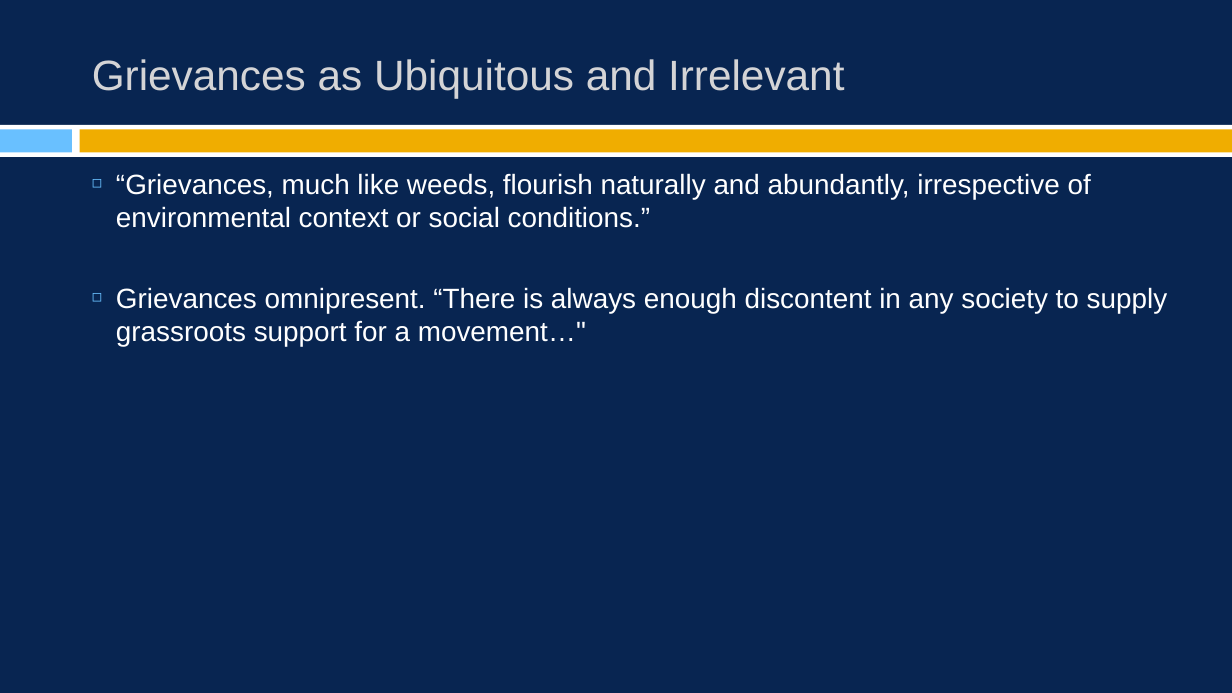
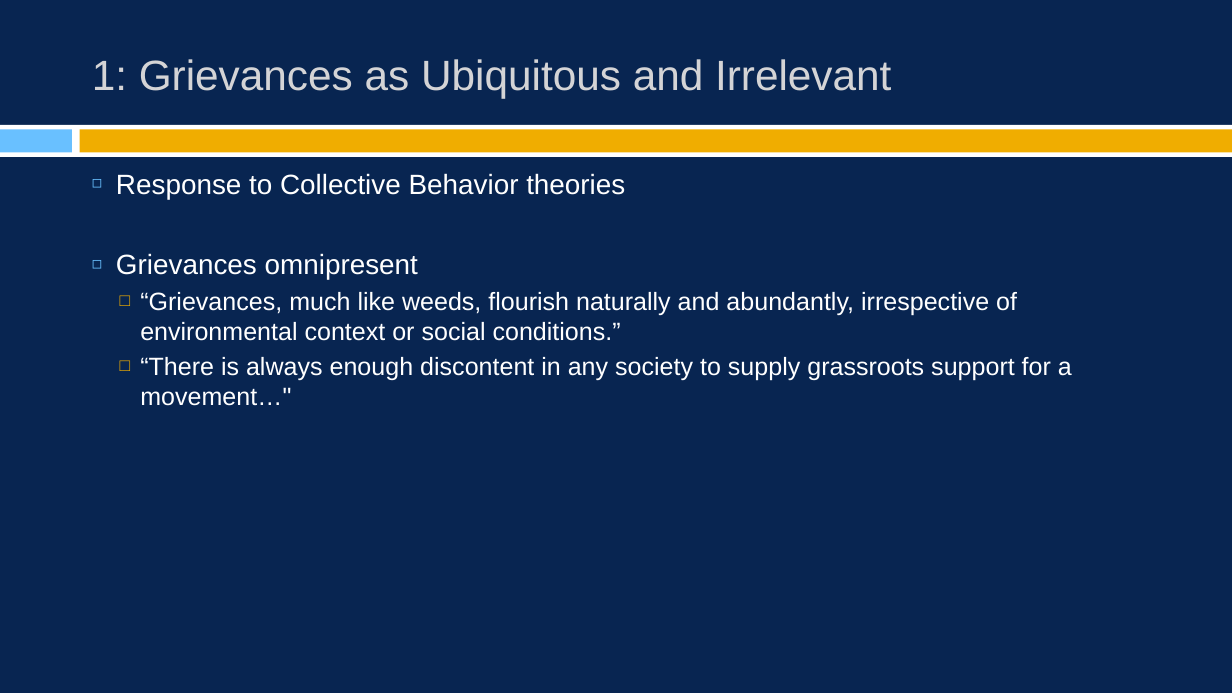
Before and after one commit to burrelvannjr/movements_csuf, a slide deck: slide 7 of ppts/notes/ch_2.pptx (slide 5 before the commit). Drawn at 1232x693 pixels with LibreOffice and Linux fonts; fonts in the diff are those of the drawing. Boxes give left, top, right and bottom in pixels: in the first picture for what was removed or moved away, otherwise in the second. Text is boxed around its words. In the diff, an @@ line names an element or a change of style, - is before the commit and + after.

```diff
--- a/ppts/notes/ch_2.pptx
+++ b/ppts/notes/ch_2.pptx
@@ title at [92,59,891,98]: text changed @@
-Grievances as Ubiquitous and Irrelevant
+1: Grievances as Ubiquitous and Irrelevant
@@ text at [116,173,625,279]: paragraphs added @@
+◻ Response to Collective Behavior theories
+◻ Grievances omnipresent
@@ text at [140,292,1017,341]: size 21.8 to 19.5 pt in "“Grievances, much like weeds, flourish naturally and ..."; bullet ◻ to □; list level 1 to 2 in "“Grievances, much like weeds, flourish ..."; bullet colour #69C0FF to #F0AD00 @@
@@ text at [140,357,1072,406]: text changed; size 21.8 to 19.5 pt @@
-◻ Grievances omnipresent. “There is always enough discontent in any society to supply grassroots support for a movement…"
+  □ “There is always enough discontent in any society to supply grassroots support for a movement…"
```
Also in this commit, not shown: 22 other slides changed, 7 slides added, 5 other files.
